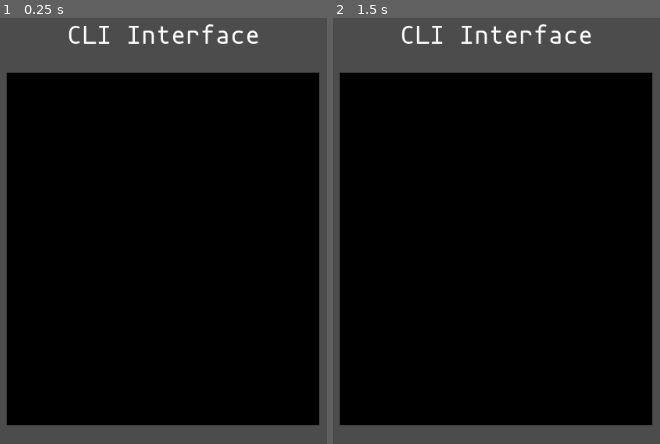
Above: before the commit, frames 1-2 (left to right).
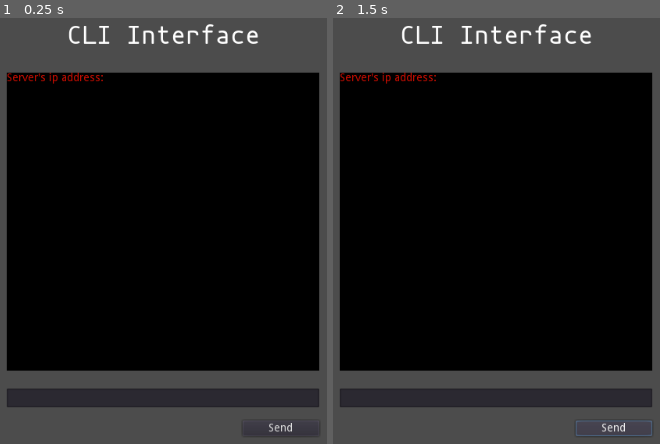
Above: after the commit, the same moments.

Repository: tanguymartinez/Ludum-Dare-43
Game: Godot game, scene res://Scenes/CLI.tscn
The game is run twice, just before and just after one commit, with the same random seed, the same clock (stepped at 60 frames per second) and the same inputs. The project has no main scene, so this scene is started directly.
Inputs (mouse positions are in pixels of both pictures, inside the frame that each line leads up to):
- Up to frame 1 (0.25 s): no input
- Up to frame 2 (1.5 s): click (614, 426) at 0.5 s, where only the run after the commit has a clickable "Send"; click (614, 426) at 1.25 s, where only the run after the commit has a clickable "Send"

The runs differ from the first frame. In frame 1, 13% of the frame differs, in the area x 2-98%, y 12-98%; in frame 2, 13%, in the area x 2-98%, y 12-99%.
Error before the commit: Invalid get index '0' (on base: 'Array'). (res://Scripts/CLI.gd:16)

Commit message:
Edit CLI

Diff:
--- a/Game/Scenes/CLI.tscn
+++ b/Game/Scenes/CLI.tscn
@@ -68,7 +68,15 @@
 anti_aliasing = true
 anti_aliasing_size = 1
 
-[node name="GUI" type="Container"]
+[sub_resource type="DynamicFont" id=4]
+
+size = 14
+use_mipmaps = true
+use_filter = true
+font_data = ExtResource( 2 )
+_sections_unfolded = [ "Font", "Resource", "Settings" ]
+
+[node name="GUI" type="Container" index="0"]
 
 anchor_left = 0.0
 anchor_top = 0.0
@@ -108,7 +116,7 @@
 max_lines_visible = -1
 _sections_unfolded = [ "Anchor", "Margin", "custom_colors", "custom_constants", "custom_fonts" ]
 
-[node name="CLI" type="TextEdit" parent="." index="1"]
+[node name="CLI" type="RichTextLabel" parent="." index="1"]
 
 anchor_left = 0.5
 anchor_top = 0.5
@@ -117,31 +125,77 @@
 margin_left = -200.0
 margin_top = -203.0
 margin_right = 200.0
-margin_bottom = 249.0
-rect_pivot_offset = Vector2( 0, 0 )
-rect_clip_content = false
-focus_mode = 2
+margin_bottom = 179.0
+rect_pivot_offset = Vector2( 0, 0 )
+rect_clip_content = true
 mouse_filter = 0
 mouse_default_cursor_shape = 0
 size_flags_horizontal = 1
 size_flags_vertical = 1
 custom_styles/focus = SubResource( 2 )
 custom_styles/normal = SubResource( 3 )
-custom_colors/font_color = Color( 0.0845032, 0.832031, 0, 1 )
+custom_fonts/mono_font = SubResource( 4 )
+custom_colors/default_color = Color( 0.824219, 0.0579529, 0, 1 )
+bbcode_enabled = false
+bbcode_text = ""
+visible_characters = -1
+percent_visible = 1.0
+meta_underlined = true
+tab_size = 4
 text = ""
-readonly = false
-highlight_current_line = false
-syntax_highlighting = false
-show_line_numbers = false
-highlight_all_occurrences = false
+scroll_active = false
+scroll_following = false
+selection_enabled = false
 override_selected_font_color = false
+_sections_unfolded = [ "Caret", "custom_colors", "custom_fonts", "custom_icons", "custom_styles" ]
+
+[node name="LineEdit" type="LineEdit" parent="." index="2"]
+
+anchor_left = 0.5
+anchor_top = 0.5
+anchor_right = 0.5
+anchor_bottom = 0.5
+margin_left = -200.0
+margin_top = 202.0
+margin_right = 200.0
+margin_bottom = 12.0
+rect_pivot_offset = Vector2( 0, 0 )
+rect_clip_content = false
+focus_mode = 2
+mouse_filter = 0
+mouse_default_cursor_shape = 1
+size_flags_horizontal = 1
+size_flags_vertical = 1
+focus_mode = 2
 context_menu_enabled = true
-smooth_scrolling = false
-v_scroll_speed = 80.0
-hiding_enabled = 0
-wrap_lines = false
-caret_block_mode = false
+placeholder_alpha = 0.6
 caret_blink = false
 caret_blink_speed = 0.65
-caret_moving_by_right_click = true
-_sections_unfolded = [ "custom_colors", "custom_styles" ]
+caret_position = 0
+_sections_unfolded = [ "Margin", "Rect" ]
+
+[node name="Button" type="Button" parent="." index="3"]
+
+anchor_left = 0.5
+anchor_top = 0.5
+anchor_right = 0.5
+anchor_bottom = 0.5
+margin_left = 102.0
+margin_top = 243.0
+margin_right = 200.0
+margin_bottom = 263.0
+rect_pivot_offset = Vector2( 0, 0 )
+rect_clip_content = false
+focus_mode = 2
+mouse_filter = 0
+mouse_default_cursor_shape = 0
+size_flags_horizontal = 1
+size_flags_vertical = 1
+toggle_mode = false
+enabled_focus_mode = 2
+shortcut = null
+group = null
+text = "Send"
+flat = false
+align = 1
+_sections_unfolded = [ "Margin", "Rect" ]
--- a/Game/Scripts/CLI.gd
+++ b/Game/Scripts/CLI.gd
@@ -13,7 +13,10 @@
 	peer.create_server(SERVER_PORT, MAX_PLAYERS)
 	get_tree().set_network_peer(peer)
 	print(IP.get_local_addresses())
-	text.append("Server's ip address: " + IP.get_local_addresses()[0])
+	text.append("Server's ip address: ")
+	for address in IP.get_local_addresses():
+		if(not ":" in address):
+			text.append(address)
 	refresh()
 
 func _player_connected(id):
Not shown: 1 places in Game/Scenes/CLI.tscn that only renumber resources
